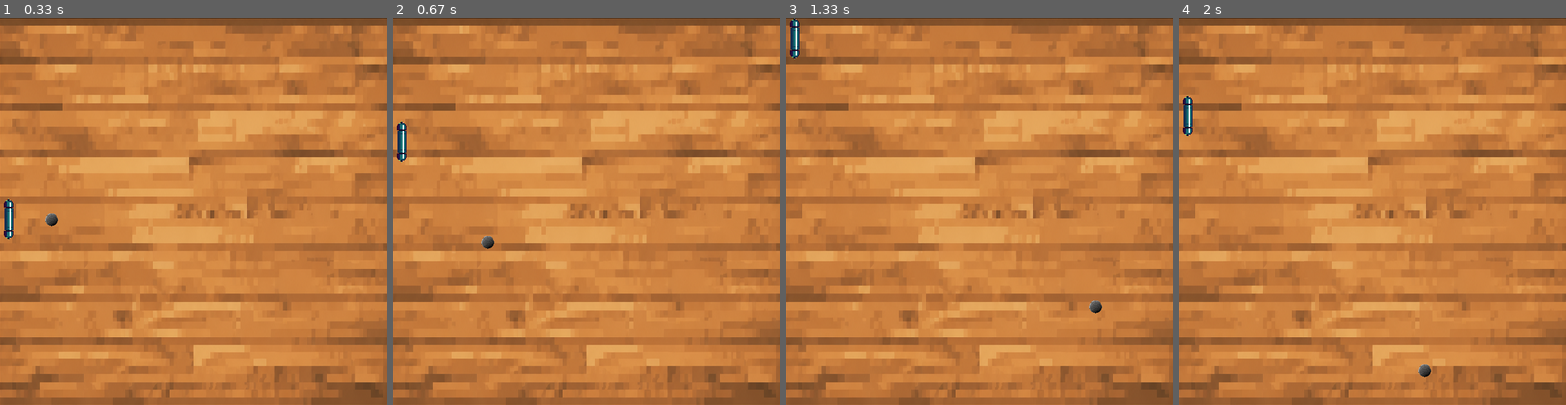
Above: before the commit, frames 1-4 (left to right).
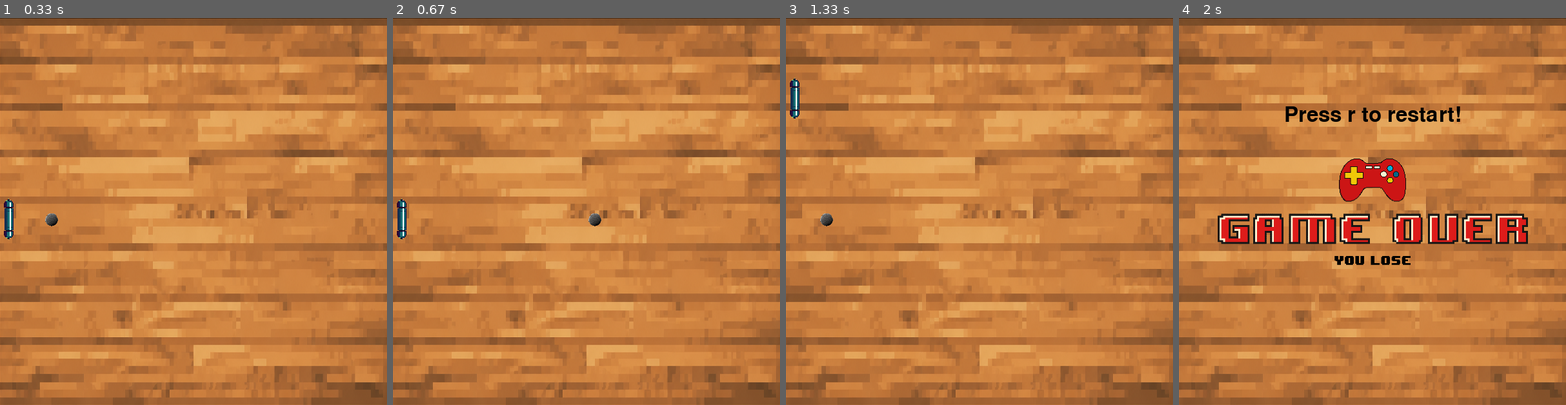
Above: after the commit, the same moments.

Repository: Papeet2785/squash-pygame-retro
Game: pygame game, started from squash.py
Two runs of this game, one before a commit and one after it. Both use one fixed random seed, a clock stepped at 60 frames per second and the inputs below.
Inputs:
- Up to frame 1 (0.33 s): no input
- Up to frame 2 (0.67 s): hold R from 0.33 s (still down); hold Up from 0.33 s (still down)
- Up to frame 3 (1.33 s): release R at 0.8 s; release Up at 0.8 s; hold Up 0.83-1.3 s
- Up to frame 4 (2 s): hold Down 1.33-1.63 s

Frame 1 is identical in both runs. In frame 2, 0.6% of the frame differs, in the area x 1-54%, y 26-60%; in frame 3, 0.6%; in frame 4, 7.6%, in the area x 1-91%, y 20-93%.

Commit message:
Better exe independent of Assets folder, you can restart game without reopening exe + window & exe icons + window title.

Diff:
--- a/squash.py
+++ b/squash.py
@@ -1,26 +1,46 @@
+import os
+import sys
 import pygame
+#script I cp pasted from gpt for better path thingy idk bruh
+def resource_path(relative_path):
+    try:
+        base_path = sys._MEIPASS
+    except AttributeError:
+        base_path = os.path.dirname(os.path.abspath(__file__))
+
+    return os.path.join(base_path, relative_path)
+
+#window init + decorations
 pygame.init()
 screen = pygame.display.set_mode((600, 600))
+pygame.display.set_caption("Squash")
+icon = pygame.image.load(resource_path('Assets/icon.ico'))
+pygame.display.set_icon(icon)
 
 #Sprites
 #floor
-floor = pygame.image.load('Assets/floor.png')
+floor = pygame.image.load(resource_path('Assets/floor.png'))
 floor = pygame.transform.scale(floor, (600, 600))
 
 #ball
-ball = pygame.image.load('Assets/ball.png').convert_alpha()
+ball = pygame.image.load(resource_path(('Assets/ball.png'))).convert_alpha()
 ball = pygame.transform.scale(ball, (25,25))
 x_ball = 300
 y_ball =300
 
 #human paddle
-paddle1 = pygame.image.load('Assets/paddle.png').convert_alpha()
+paddle1 = pygame.image.load(resource_path(('Assets/paddle.png'))).convert_alpha()
 x_paddle1 = 5
 y_paddle1 = 280
 
 #game over
-game_over = pygame.image.load('Assets/gameover.png').convert_alpha()
+game_over = pygame.image.load(resource_path(('Assets/gameover.png'))).convert_alpha()
 game_over = pygame.transform.scale(game_over, (600, 600))
+
+#restart message, cp pasted gemini
+font = pygame.font.Font(None, 48)
+res_surface = font.render("Press r to restart!", True, 'black')
+res_rect = res_surface.get_rect(center=(600 // 2, 600 // 4))
 
 #initializing velocity
 x_ball_vel = -1000
@@ -36,15 +56,16 @@
     screen.blit(ball, (x_ball,y_ball))
     if x_ball < 0:
         screen.blit(game_over, (0,0))
+        screen.blit(res_surface, res_rect)
     else:
         screen.blit(paddle1, (x_paddle1,y_paddle1))
 
     #hitboxes
     b_hbox = pygame.Rect(x_ball, y_ball, ball.get_width(), ball.get_height())
-    #elite paddle hitboxes
-    p1_hbox_top = pygame.Rect(x_paddle1, y_paddle1, paddle1.get_width(), 20)
-    p1_hbox_mid = pygame.Rect(x_paddle1, y_paddle1+20, paddle1.get_width(), paddle1.get_height()-20)
-    p1_hbox_bot = pygame.Rect(x_paddle1, y_paddle1 + paddle1.get_height() -20, paddle1.get_width(), 20)
+    #elite paddle
+    p1_hbox_top = pygame.Rect(x_paddle1, y_paddle1, paddle1.get_width(), 15)
+    p1_hbox_mid = pygame.Rect(x_paddle1, y_paddle1+15, paddle1.get_width(), paddle1.get_height()-30)
+    p1_hbox_bot = pygame.Rect(x_paddle1, y_paddle1 + paddle1.get_height() -15, paddle1.get_width(), 15)
     #screen edge hitboxes
     wall_top = pygame.Rect(0, -20, 600, 20)
     wall_bot = pygame.Rect(0, 600, 600, 20)
@@ -72,8 +93,15 @@
     #down
     if (keys[pygame.K_s] or keys[pygame.K_DOWN]) and y_paddle1<520:
         y_paddle1 += 800*delta_time
+    #restart
+    if (keys[pygame.K_r]):
+        y_paddle1 = 280
+        x_ball_vel = -1000
+        y_ball_vel = 0
+        x_ball = 300
+        y_ball =300
 
-    #display stuff I copy/pasted
+    #stuff I cp pasted from youtube for better window/fps stuff
     for event in pygame.event.get():
         if event.type == pygame.QUIT:
             running = False
Not shown, changed: squash.exe
